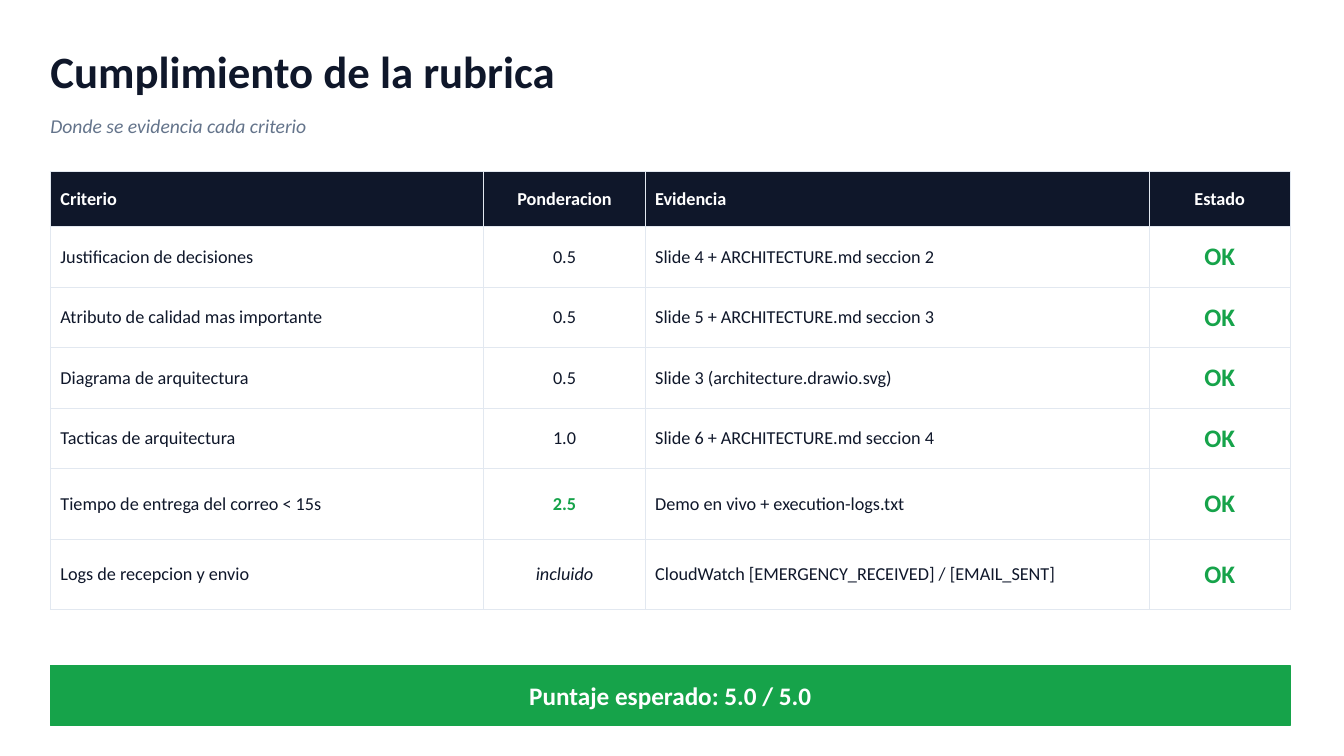
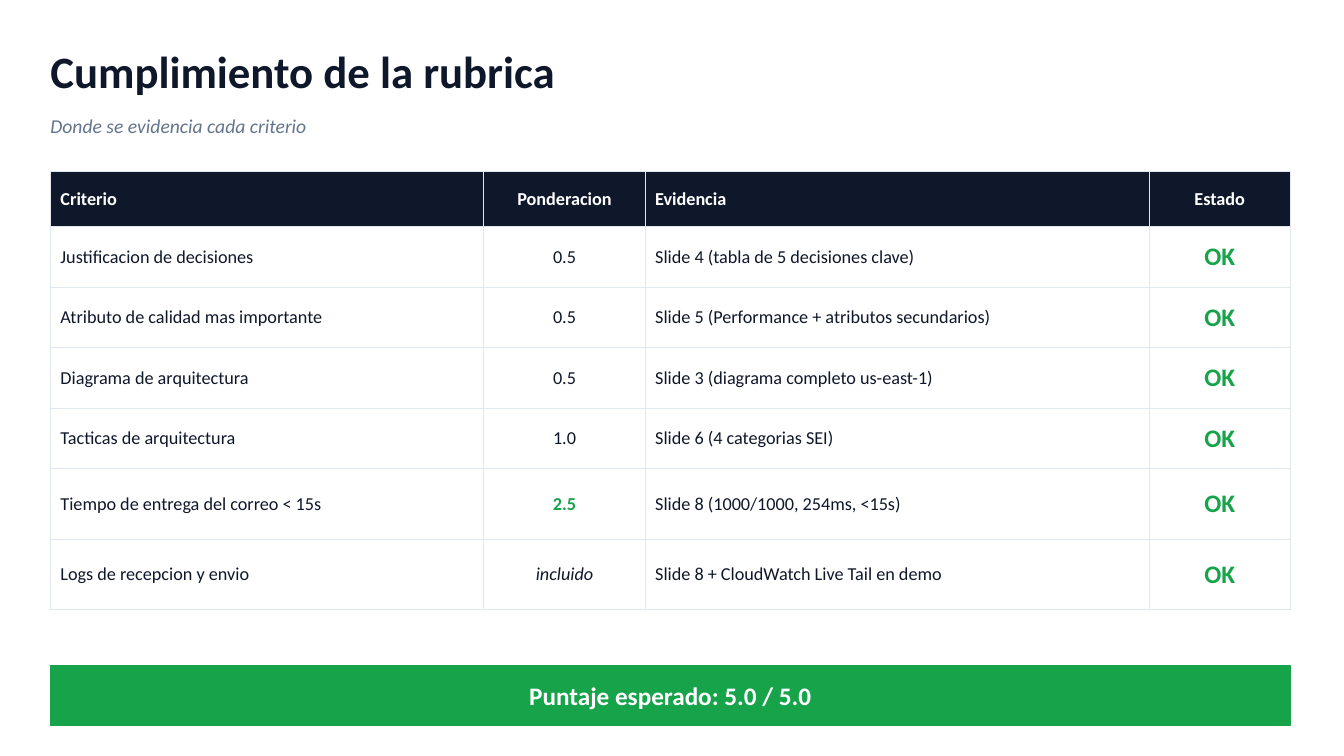
Before and after one commit to Prospect121/reto2-fleet-alerts, a slide deck: slide 9 of docs/Reto2-Presentacion.pptx. Drawn at 1344x756 pixels with LibreOffice and Linux fonts; fonts in the diff are those of the drawing. Boxes give left, top, right and bottom in pixels: in the first picture for what was removed or moved away, otherwise in the second. Text is boxed around its words. In the diff, an @@ line names an element or a change of style, - is before the commit and + after.

```diff
--- a/docs/Reto2-Presentacion.pptx
+++ b/docs/Reto2-Presentacion.pptx
@@ table at (x1=50, y1=171, x2=1291, y2=587) @@
-row 2, column 3: Slide 4 + ARCHITECTURE.md seccion 2
+row 2, column 3: Slide 4 (tabla de 5 decisiones clave)
-row 3, column 3: Slide 5 + ARCHITECTURE.md seccion 3
+row 3, column 3: Slide 5 (Performance + atributos secundarios)
-row 4, column 3: Slide 3 (architecture.drawio.svg)
+row 4, column 3: Slide 3 (diagrama completo us-east-1)
-row 5, column 3: Slide 6 + ARCHITECTURE.md seccion 4
+row 5, column 3: Slide 6 (4 categorias SEI)
-row 6, column 3: Demo en vivo + execution-logs.txt
+row 6, column 3: Slide 8 (1000/1000, 254ms, <15s)
-row 7, column 3: CloudWatch [EMERGENCY_RECEIVED] / [EMAIL_SENT]
+row 7, column 3: Slide 8 + CloudWatch Live Tail en demo
```
Also in this commit, not shown: 1 other slide changed, 1 other file.
